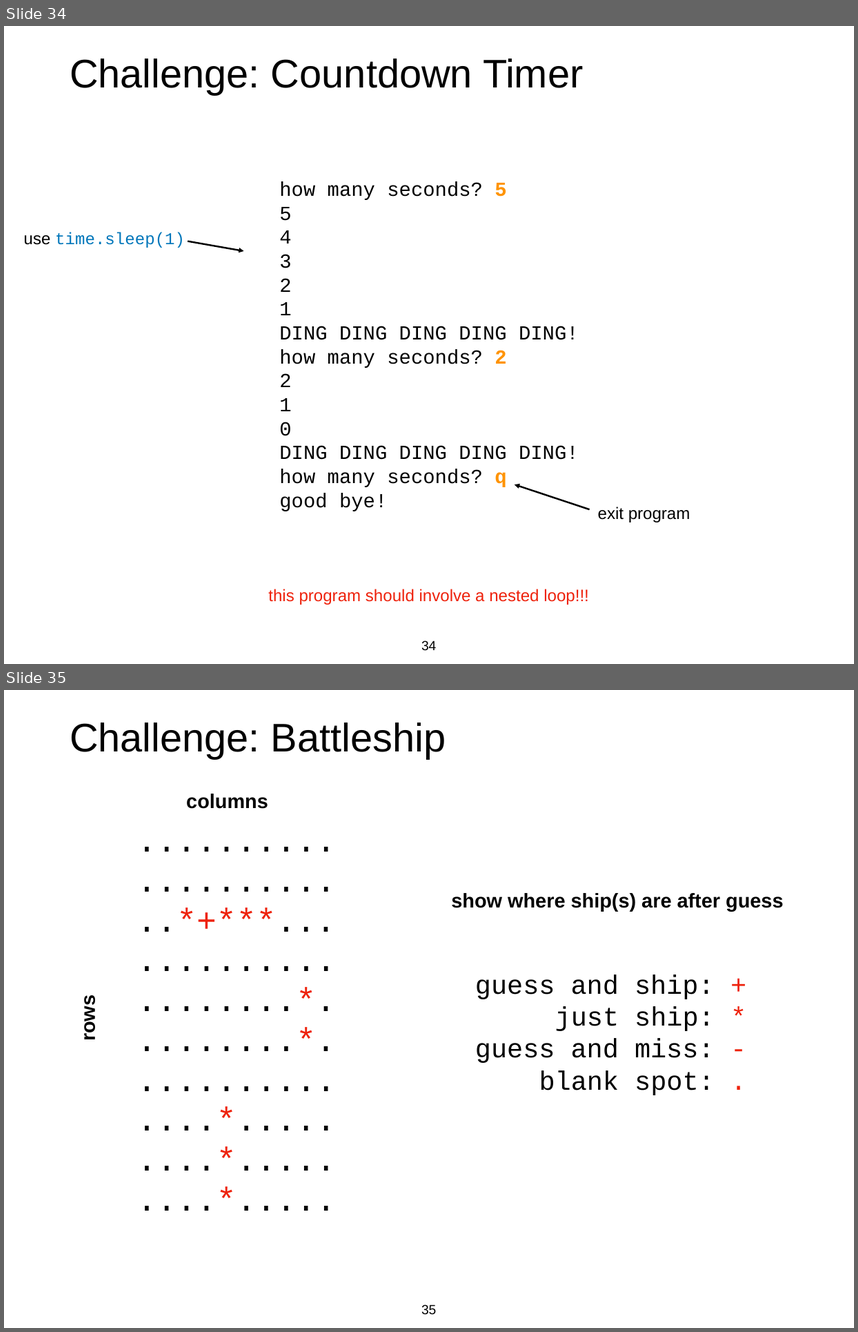
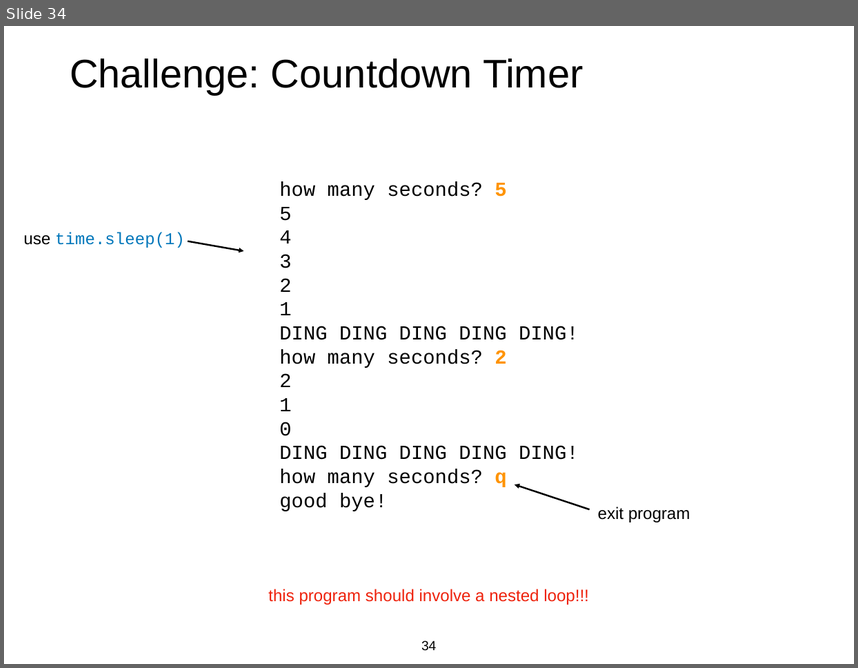
Before and after one commit to tylerharter/caraza-harter-com, a slide deck: tyler/meena/cs220/s22/materials/lecture_ppts/lec_10_S22.ppt. Shown one above the other, each under a label of ours: slides 34 and 35 before the commit, slide 34 after it. The pictures are 858x1332 and 858x668 pixels, drawn with LibreOffice and Linux fonts; fonts in the diff are those of the drawing. Boxes give left, top, right and bottom in pixels: in the first picture for what was removed or moved away, otherwise in the second. Text is boxed around its words. In the diff, an @@ line names an element or a change of style, - is before the commit and + after.

```diff
--- a/tyler/meena/cs220/s22/materials/lecture_ppts/lec_10_S22.ppt
+++ b/tyler/meena/cs220/s22/materials/lecture_ppts/lec_10_S22.ppt
@@ slide 35 removed at (4, 690, 854, 1328), background #FFFFFF @@
@@ title removed at (70, 722, 446, 759) @@
-Challenge: Battleship
@@ text removed at (186, 793, 268, 809) @@
-columns
@@ text removed at (134, 816, 339, 1221) @@
-..........
-..........
-..*+***...
-..........
-........*.
-........*.
-..........
-....*.....
-....*.....
-....*.....
@@ text removed at (451, 893, 783, 911) @@
-show where ship(s) are after guess
@@ text removed at (475, 974, 715, 1095) @@
-guess and ship: +
-just ship: *
-guess and miss: -
-blank spot: .
@@ text removed at (77, 999, 99, 1039) @@
-rows
@@ page number removed at (421, 1304, 436, 1314) @@
-35
```
Also in this commit, not shown: 6 slides changed, 1 slide added, 1 other slide removed.
